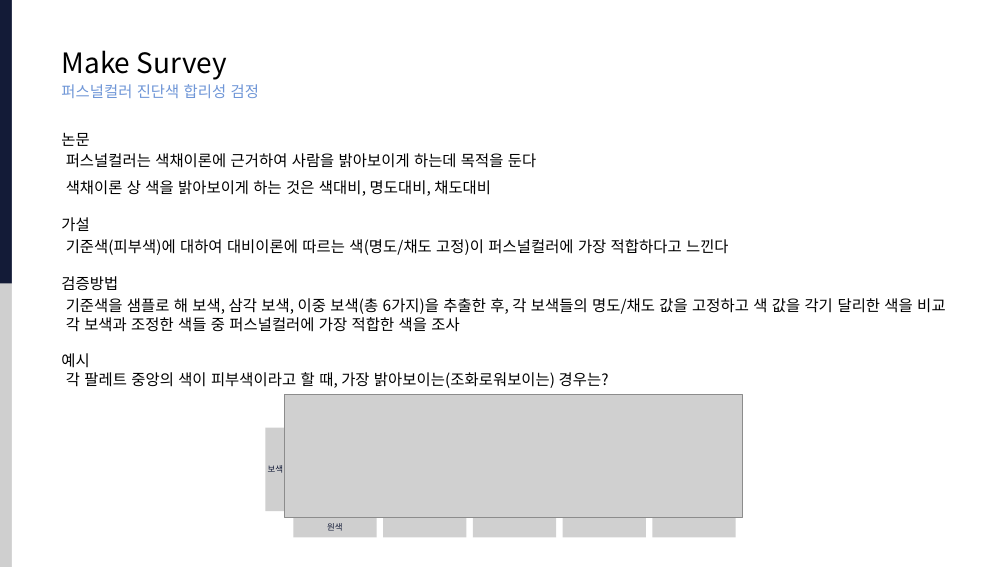
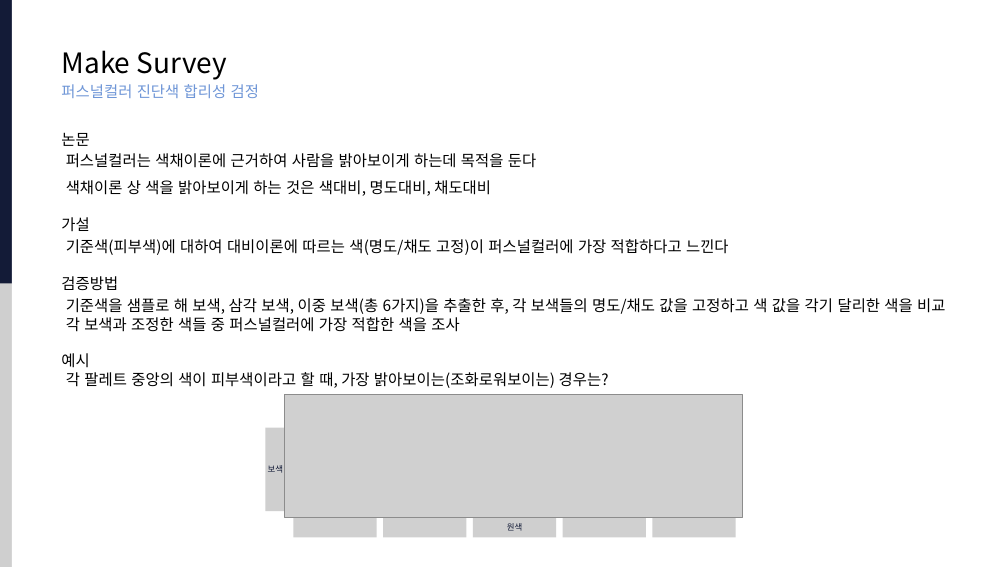
Before and after one commit to slmteruto/CAI, a slide deck: slide 8 of cys/PersonalColor Analysis Report.pptx (slide 7 before the commit). Drawn at 1008x567 pixels with LibreOffice and Linux fonts; fonts in the diff are those of the drawing; grey boxes stand for pictures. Boxes give left, top, right and bottom in pixels: in the first picture for what was removed or moved away, otherwise in the second. Text is boxed around its words. In the diff, an @@ line names an element or a change of style, - is before the commit and + after.

```diff
--- a/cys/PersonalColor Analysis Report.pptx
+++ b/cys/PersonalColor Analysis Report.pptx
@@ picture added at <box>293,518,377,538</box> @@
@@ rectangle "원색": place and size @@
-rectangle "원색" at <box>293,518,377,538</box>
+rectangle "원색" at <box>473,518,556,538</box>
@@ picture removed at <box>473,518,556,538</box> @@
```
Also in this commit, not shown: 4 other slides changed, 9 slides added, 13 slides removed.
